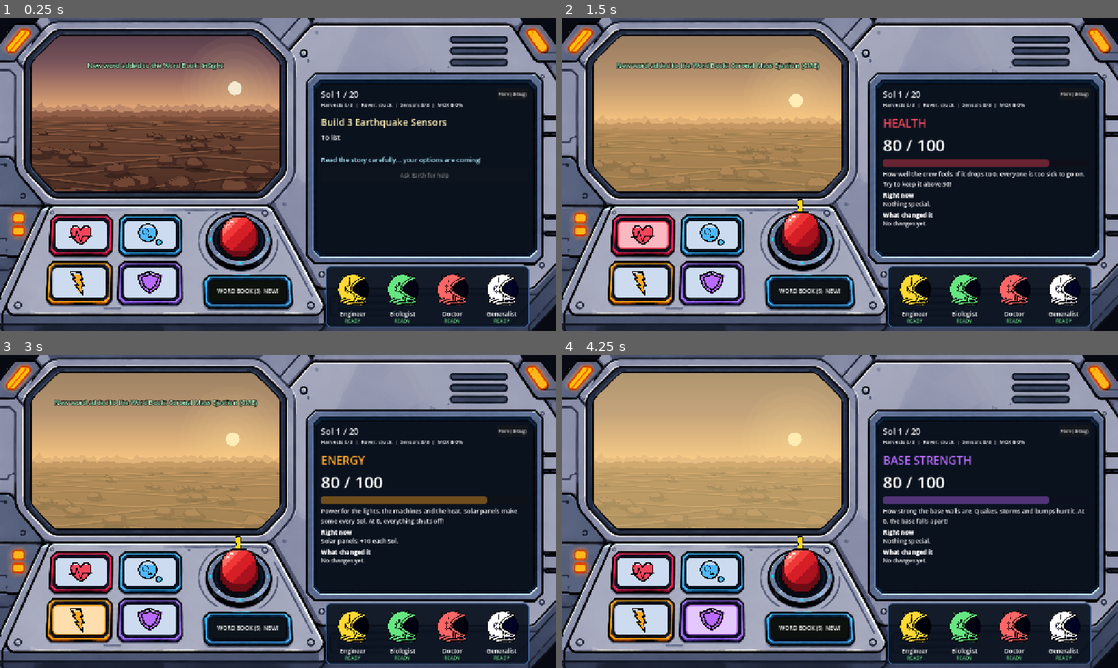
Above: before the commit, frames 1-4 (two rows, left to right).
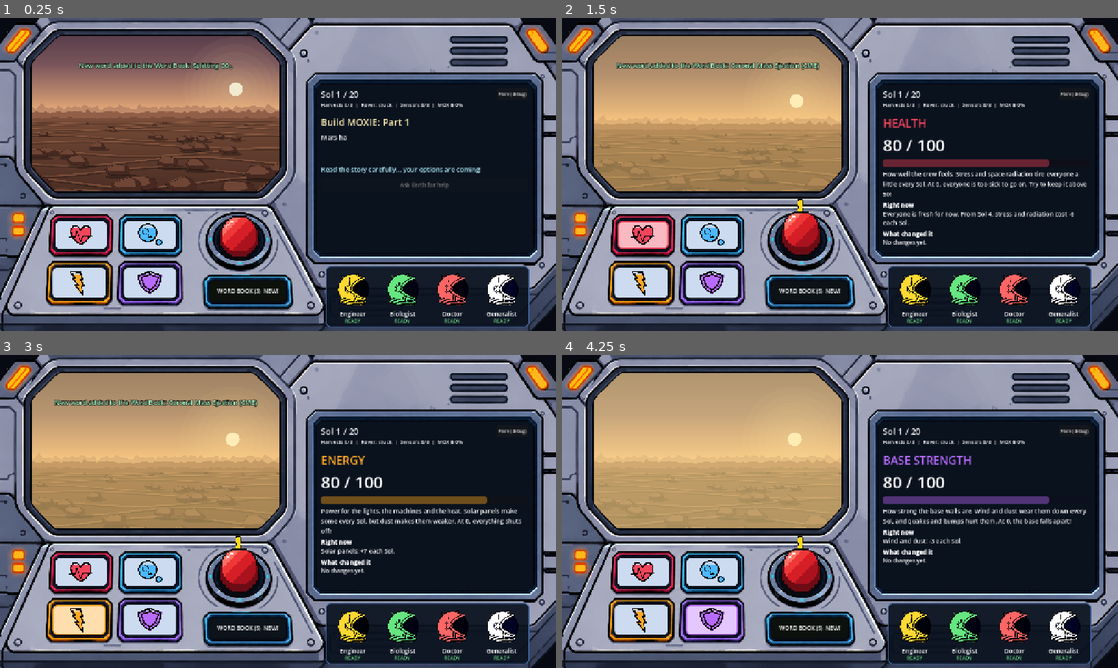
Above: after the commit, the same moments.

Repository: a930853/NasaHackaton_2026
Game: Godot game, scene res://Scenes/Gameplay.tscn
Same seed, same stepped clock (60 frames per second), same inputs: the game is played once before the commit and once after it. This scene is started directly instead of the project's main scene.
Inputs (mouse positions are in pixels of both pictures, inside the frame that each line leads up to):
- Up to frame 1 (0.25 s): no input
- Up to frame 2 (1.5 s): click "Flare (debug)" at 0.5 s; click (645, 233) at 1.25 s
- Up to frame 3 (3 s): click (150, 570) at 2 s; click (77, 621) at 2.75 s
- Up to frame 4 (4.25 s): click (712, 621) at 3.5 s

The runs differ from the first frame. In frame 1, 3.9% of the frame differs, in the area x 5-87%, y 14-56%; in frame 2, 2.0%; in frame 3, 1.0%; in frame 4, 0.7%.

Commit message:
Equilibrio de estadísticas

Diff:
--- a/game/Data/events.json
+++ b/game/Data/events.json
@@ -502,6 +502,7 @@
     {
       "id": "moxie-phase-1",
       "kind": "objective",
+      "weight": 2,
       "cooldown_sols": 999,
       "retry_on_fail": true,
       "title": "Build MOXIE: Part 1",
@@ -550,6 +551,7 @@
     {
       "id": "moxie-phase-2",
       "kind": "objective",
+      "weight": 2,
       "cooldown_sols": 2,
       "retry_on_fail": true,
       "title": "MOXIE vs. the Greenhouse",
@@ -598,6 +600,7 @@
     {
       "id": "moxie-phase-3",
       "kind": "objective",
+      "weight": 2,
       "cooldown_sols": 2,
       "retry_on_fail": true,
       "title": "MOXIE: The Last Step",
--- a/game/Scripts/event_manager.gd
+++ b/game/Scripts/event_manager.gd
@@ -4,7 +4,7 @@
 ##
 ## Campos de un evento: id, kind (random | objective | filler | auto | realtime),
 ## title, description, nasa_fact, terms, conditions, cooldown_sols, scheduled_only,
-## timer_seconds, timeout_option, on_start, earth_hint, options[].
+## timer_seconds, timeout_option, on_start, earth_hint, weight (peso al elegir entre objetivos), options[].
 ##
 ## Condiciones (todas opcionales, se combinan con AND):
 ##   min_sol / max_sol           rango de Sol actual
@@ -75,12 +75,26 @@
 	var objectives: Array[Dictionary] = _valid_events("objective")
 	var randoms: Array[Dictionary] = _valid_events("random")
 	if not objectives.is_empty() and (randoms.is_empty() or randf() < OBJECTIVE_PRIORITY):
-		return objectives.pick_random()
+		return _weighted_pick(objectives)
 	if not randoms.is_empty():
 		return randoms.pick_random()
 
 	var fillers: Array[Dictionary] = _valid_events("filler")
 	return fillers.pick_random() if not fillers.is_empty() else {}
+
+
+## Elige uno al azar según el campo "weight" del evento (1 si no lo tiene). Los eventos de MOXIE
+## pesan el doble para que la fábrica de oxígeno no se retrase demasiado.
+func _weighted_pick(candidates: Array[Dictionary]) -> Dictionary:
+	var total: float = 0.0
+	for event in candidates:
+		total += float(event.get("weight", 1.0))
+	var roll: float = randf() * total
+	for event in candidates:
+		roll -= float(event.get("weight", 1.0))
+		if roll <= 0.0:
+			return event
+	return candidates[candidates.size() - 1]
 
 
 # --- Filtrado ---
--- a/game/Scripts/game_state.gd
+++ b/game/Scripts/game_state.gd
@@ -22,11 +22,18 @@
 const STAT_START: int = 80
 const STAT_MAX: int = 100
 const HEALTH_GOAL: int = 50
-const PASSIVE_OXYGEN_LOSS: int = 5
-## AJUSTE DE EQUILIBRIO (no está en el spec): energía que dan los paneles solares cada Sol.
-## Sin ella la energía solo baja y la partida es casi imposible de ganar (simulado).
-## Poner a 0 para seguir el spec al pie de la letra.
-const PASSIVE_ENERGY_GAIN: int = 10
+
+## --- Cambios automáticos de las barras al amanecer de cada Sol ---
+## Están elegidos con el simulador de tools/balance_sim.py para que las derrotas de un jugador atento
+## se repartan entre las cuatro barras (oxígeno ~19 %, energía ~13 %, salud ~10 %, integridad ~12 %,
+## con ~46 % de victorias). Antes casi todas las derrotas eran por oxígeno. Ver docs/juego/diseno.md.
+const PASSIVE_OXYGEN_LOSS: int = 4            # hasta que MOXIE esté al 100 %
+const PASSIVE_ENERGY_GAIN: int = 7            # paneles solares...
+const PASSIVE_ENERGY_GAIN_DUSTY: int = 6      # ...que dan menos cuando se llenan de polvo
+const DUSTY_PANELS_FROM_SOL: int = 8
+const PASSIVE_INTEGRITY_LOSS: int = 3         # el viento y el polvo desgastan la base
+const PASSIVE_HEALTH_LOSS: int = 6            # el estrés y la radiación cansan a la tripulación...
+const HEALTH_LOSS_FROM_SOL: int = 4           # ...una vez pasados los primeros Sols
 const SEISMIC_DEADLINE_SOL: int = 13
 const HARVEST_GOAL: int = 3
 const SENSOR_GOAL: int = 3
@@ -344,6 +351,18 @@
 	return 0 if moxie_progress >= 100 else PASSIVE_OXYGEN_LOSS
 
 
+func passive_energy_gain() -> int:
+	return PASSIVE_ENERGY_GAIN_DUSTY if current_sol >= DUSTY_PANELS_FROM_SOL else PASSIVE_ENERGY_GAIN
+
+
+func passive_integrity_loss() -> int:
+	return PASSIVE_INTEGRITY_LOSS
+
+
+func passive_health_loss() -> int:
+	return PASSIVE_HEALTH_LOSS if current_sol >= HEALTH_LOSS_FROM_SOL else 0
+
+
 # --- Fin de partida y objetivos ---
 
 ## "" si la partida continúa; "defeat:<variable>" o "victory" si termina.
--- a/game/Scripts/main_ui.gd
+++ b/game/Scripts/main_ui.gd
@@ -45,10 +45,10 @@
 	"energy": Color(1.0, 0.66, 0.15), "integrity": Color(0.72, 0.42, 1.0),
 }
 const STAT_EXPLANATIONS: Dictionary = {
-	"health": "How well the crew feels. If it drops to 0, everyone is too sick to go on. Try to keep it above 50!",
+	"health": "How well the crew feels. Stress and space radiation tire everyone a little every Sol. At 0, everyone is too sick to go on. Try to keep it above 50!",
 	"oxygen": "The air you breathe. It goes down every Sol until the MOXIE machine works. At 0, the base has no air!",
-	"energy": "Power for the lights, the machines and the heat. Solar panels make some every Sol. At 0, everything shuts off!",
-	"integrity": "How strong the base walls are. Quakes, storms and bumps hurt it. At 0, the base falls apart!",
+	"energy": "Power for the lights, the machines and the heat. Solar panels make some every Sol, but dust makes them weaker. At 0, everything shuts off!",
+	"integrity": "How strong the base walls are. Wind and dust wear them down every Sol, and quakes and bumps hurt them. At 0, the base falls apart!",
 }
 const LOW_STAT_THRESHOLD: int = 30
 const LOW_STAT_COLOR: Color = Color(1.0, 0.3, 0.3)
@@ -424,8 +424,17 @@
 			lines.append("MOXIE is working: no air is lost each Sol.")
 		else:
 			lines.append("Everyone breathes: -%d each Sol until MOXIE works." % GameState.PASSIVE_OXYGEN_LOSS)
-	elif stat == "energy" and GameState.PASSIVE_ENERGY_GAIN > 0:
-		lines.append("Solar panels: +%d each Sol." % GameState.PASSIVE_ENERGY_GAIN)
+	elif stat == "energy":
+		lines.append("Solar panels: +%d each Sol%s." % [GameState.passive_energy_gain(),
+			" (dusty)" if GameState.current_sol >= GameState.DUSTY_PANELS_FROM_SOL else ""])
+	elif stat == "integrity":
+		lines.append("Wind and dust: -%d each Sol." % GameState.PASSIVE_INTEGRITY_LOSS)
+	elif stat == "health":
+		if GameState.current_sol >= GameState.HEALTH_LOSS_FROM_SOL:
+			lines.append("Stress and radiation: -%d each Sol." % GameState.PASSIVE_HEALTH_LOSS)
+		else:
+			lines.append("Everyone is fresh for now. From Sol %d, stress and radiation cost -%d each Sol." % [
+				GameState.HEALTH_LOSS_FROM_SOL, GameState.PASSIVE_HEALTH_LOSS])
 	for condition in GameState.active_conditions:
 		var effects: Dictionary = _next_condition_effects(condition)
 		if effects.has(stat):
--- a/game/Scripts/turn_manager.gd
+++ b/game/Scripts/turn_manager.gd
@@ -120,9 +120,20 @@
 		if loss > 0:
 			GameState.modify_stat("oxygen", -loss)
 			lines.append("Everyone breathed: Oxygen -%d." % loss)
-		if GameState.PASSIVE_ENERGY_GAIN > 0:
-			GameState.modify_stat("energy", GameState.PASSIVE_ENERGY_GAIN)
-			lines.append("Sunshine! The solar panels made Energy +%d." % GameState.PASSIVE_ENERGY_GAIN)
+		var gain: int = GameState.passive_energy_gain()
+		GameState.modify_stat("energy", gain)
+		if gain < GameState.PASSIVE_ENERGY_GAIN:
+			lines.append("The solar panels are dusty and made less power: Energy +%d." % gain)
+		else:
+			lines.append("Sunshine! The solar panels made Energy +%d." % gain)
+		var wear: int = GameState.passive_integrity_loss()
+		if wear > 0:
+			GameState.modify_stat("integrity", -wear)
+			lines.append("Wind and dust wore down the base: Base strength -%d." % wear)
+		var stress: int = GameState.passive_health_loss()
+		if stress > 0:
+			GameState.modify_stat("health", -stress)
+			lines.append("Living far from home is tiring: Health -%d." % stress)
 		lines.append_array(GameState.process_conditions())
 		lines.append_array(GameState.process_delayed_effects())
 		lines.append_array(_after_state_change())
Not shown, changed: docs/juego/diseno.md
Not shown, changed: docs/juego/eventos.md
Not shown, changed: docs/resumen.md
